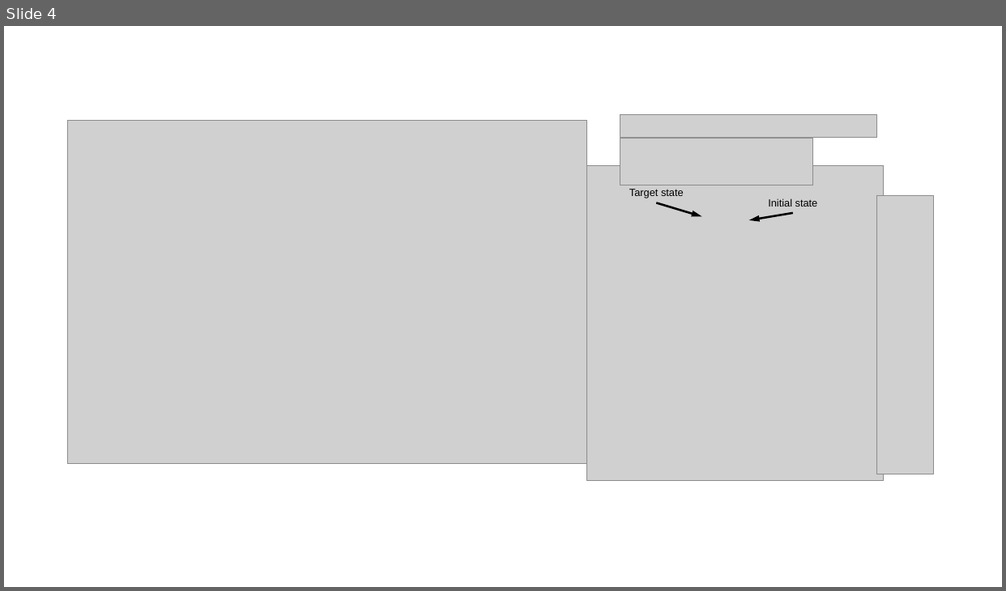
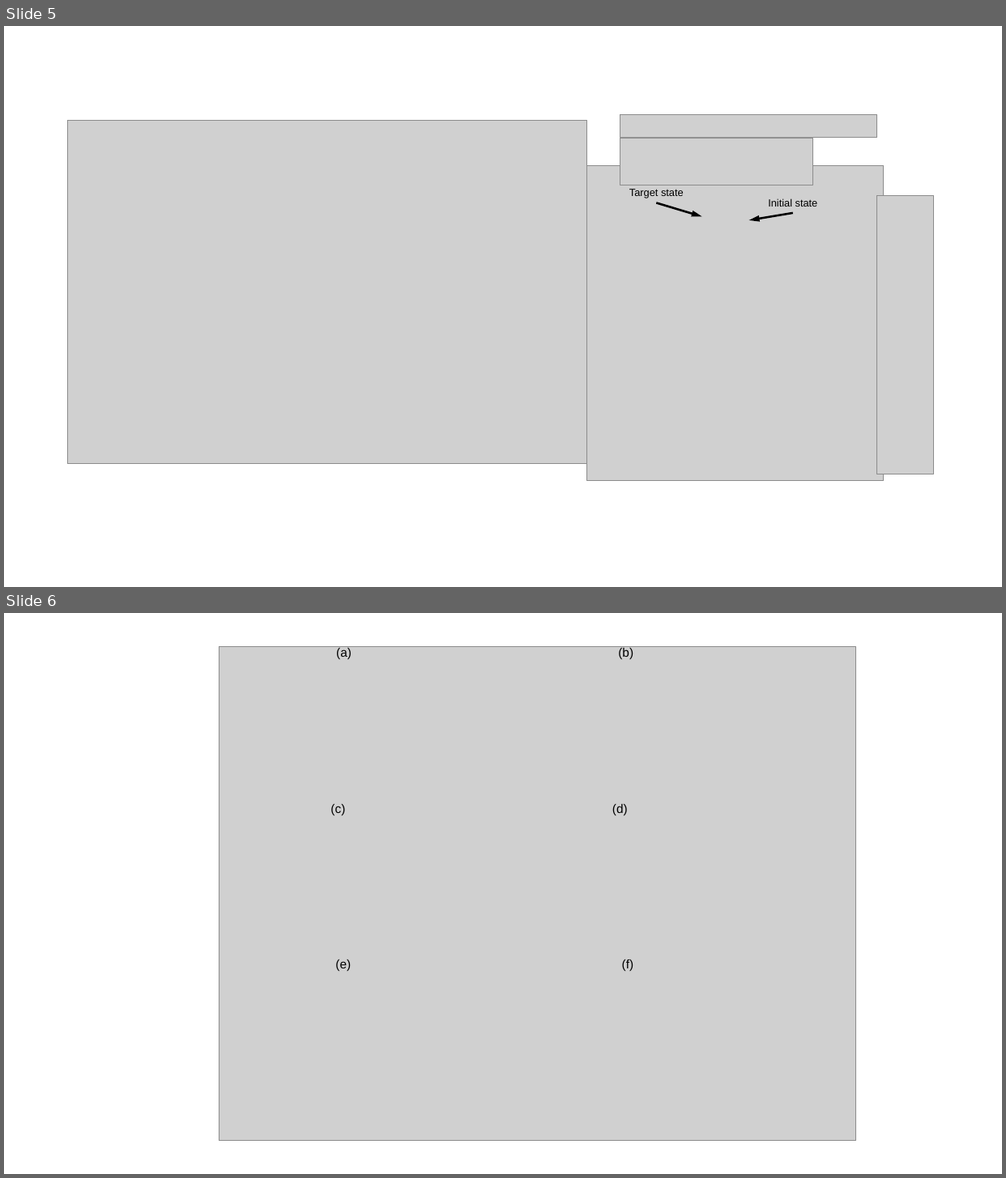
Before and after one commit to haoran-ye/pulse_VQE_entanglement, a slide deck: Thesis/Synthetic figures for thesis.pptx. Shown one above the other, each under a label of ours: slide 4 before the commit, slides 5 and 6 after it. The pictures are 1006x591 and 1006x1178 pixels, drawn with LibreOffice and Linux fonts; fonts in the diff are those of the drawing; grey boxes stand for pictures. Boxes give left, top, right and bottom in pixels: in the first picture for what was removed or moved away, otherwise in the second. Text is boxed around its words. In the diff, an @@ line names an element or a change of style, - is before the commit and + after.

```diff
--- a/Thesis/Synthetic figures for thesis.pptx
+++ b/Thesis/Synthetic figures for thesis.pptx
@@ slide 6 added at [4,613,1002,1174], background #FFFFFF @@
@@ picture added at [219,646,856,1141] @@
@@ text added at [336,648,351,659], 12 pt, text #000000 @@
+(a)
@@ text added at [618,648,633,659], 12 pt, text #000000 @@
+(b)
@@ text added at [330,804,345,815], 12 pt, text #000000 @@
+(c)
@@ text added at [612,804,628,815], 12 pt, text #000000 @@
+(d)
@@ text added at [335,960,351,971], 12 pt, text #000000 @@
+(e)
@@ text added at [622,960,633,971], 12 pt, text #000000 @@
+(f)
@@ what was slide 4 is now slide 5 @@
```
Also in this commit, not shown: 1 slide changed, 1 other slide added, 19 other files.
